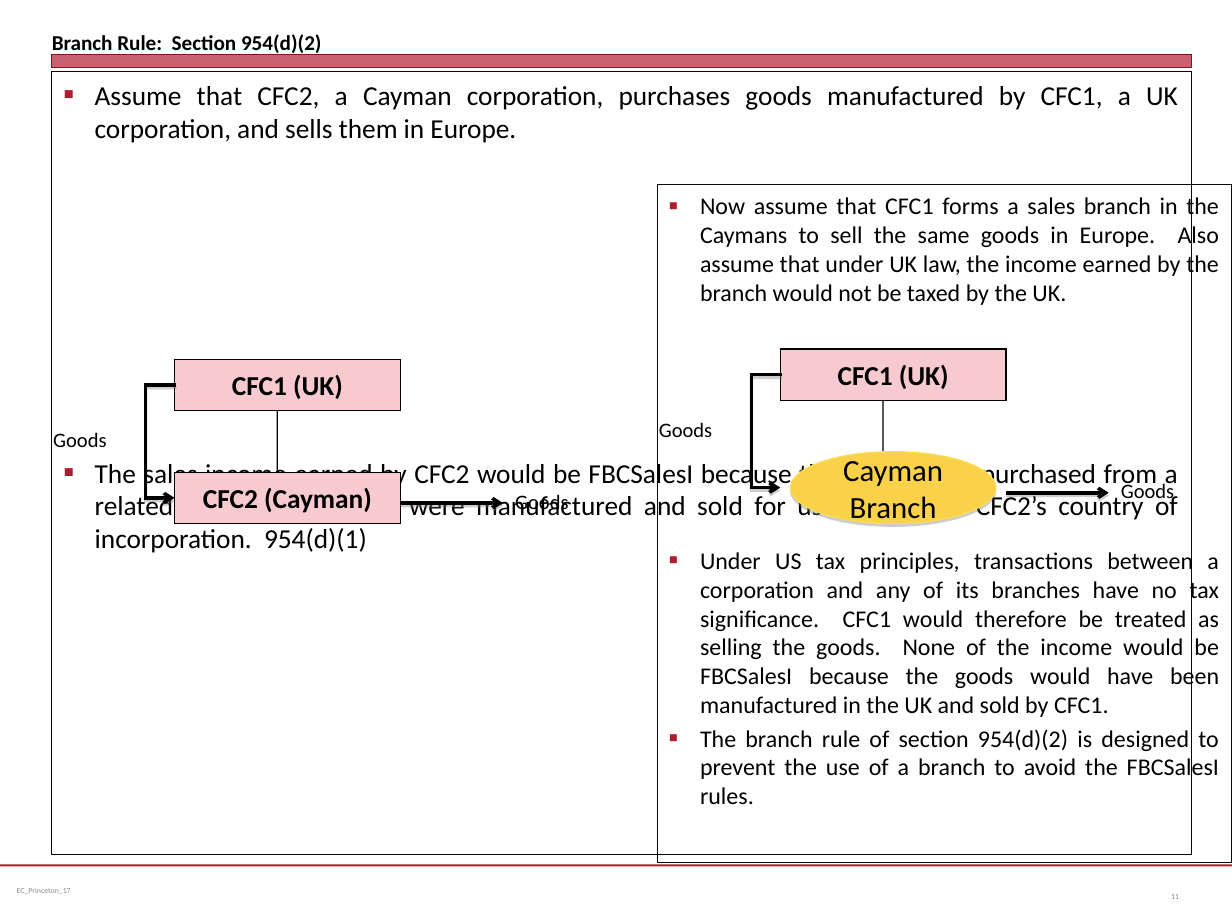
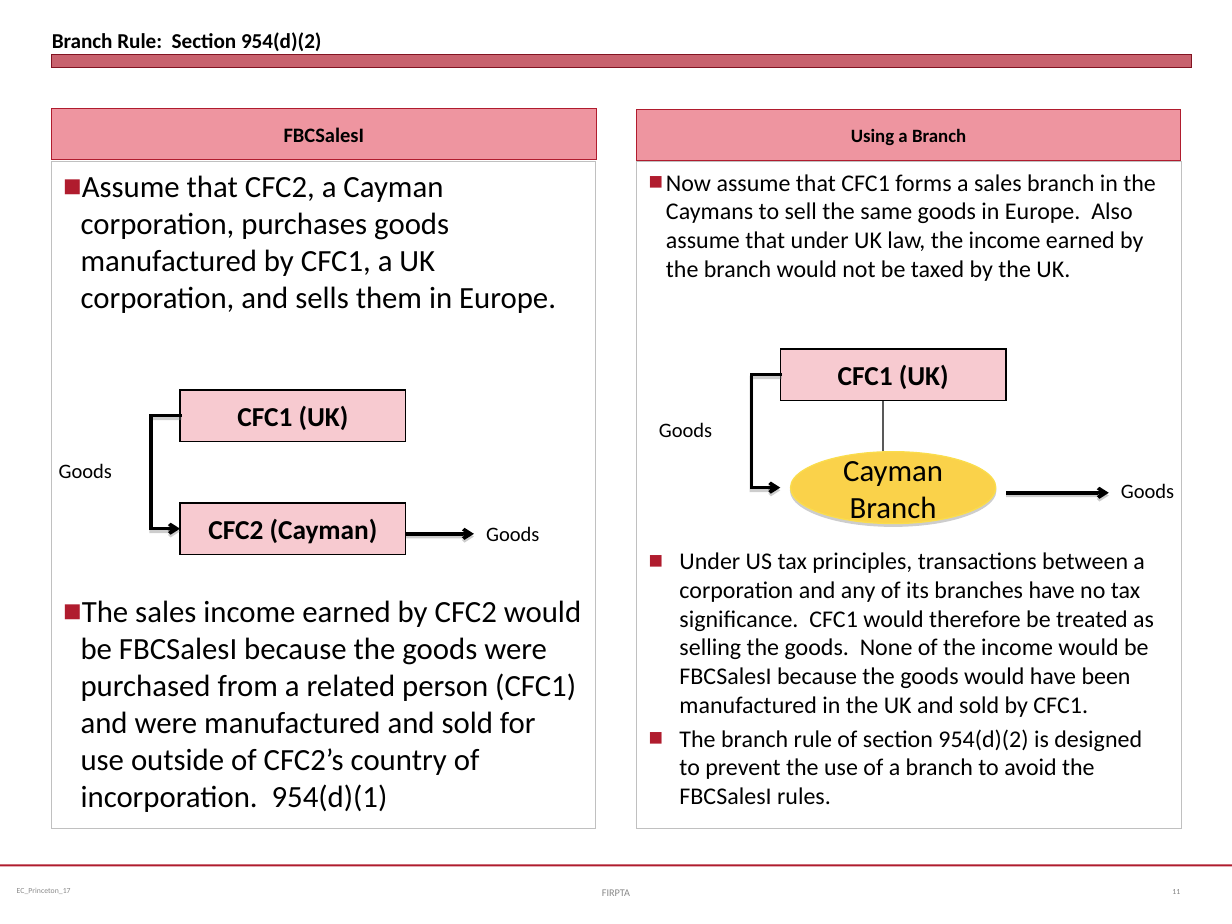
Before and after one commit to jmc877/International-Tax, a slide deck: slide 11 of slides/IT_CFC_17.pptx. Drawn at 1232x924 pixels with LibreOffice and Linux fonts; fonts in the diff are those of the drawing. Boxes give left, top, right and bottom in pixels: in the first picture for what was removed or moved away, otherwise in the second. Text is boxed around its words. In the diff, an @@ line names an element or a change of style, - is before the commit and + after.

```diff
--- a/slides/IT_CFC_17.pptx
+++ b/slides/IT_CFC_17.pptx
@@ title "Branch Rule: Section 954(d)(2)": place and size @@
-title "Branch Rule: Section 954(d)(2)" at [52, 34, 322, 56]
+title "Branch Rule: Section 954(d)(2)" at [52, 32, 322, 51]
@@ text added at [52, 108, 596, 160], fill #EE95A0, outline #B01C2E 0.75 pt, 12 pt, text #000000, bold @@
+FBCSalesI
@@ text added at [637, 110, 1181, 161], fill #EE95A0, outline #B01C2E 0.75 pt, 11 pt, text #000000, bold @@
+Using a Branch
@@ text "Assume that CFC2, a Cayman ...": place and size @@
-text "Assume that CFC2, a Cayman ..." at [52, 71, 1191, 855]
+text "Assume that CFC2, a Cayman ..." at [51, 161, 595, 829]
@@ text "Assume that CFC2, a Cayman ..." at [51, 161, 595, 829]: size 16 to 18 pt; alignment justified to left; indent changed; less space between paragraphs; fill none to #FFFFFF; outline #000000 0.75 pt to #C0C0C0 0.75 pt @@
@@ text "Now assume that CFC1 forms ...": place and size @@
-text "Now assume that CFC1 forms ..." at [657, 185, 1232, 862]
+text "Now assume that CFC1 forms ..." at [637, 161, 1181, 829]
@@ text "Now assume that CFC1 forms ..." at [637, 161, 1181, 829]: alignment justified to left; indent changed; fill none to #FFFFFF; outline #000000 0.75 pt to #C0C0C0 0.75 pt @@
@@ 2 rectangles, 1 text, 1 elbow arrow: place and size @@
-2 rectangles, 1 text, 1 elbow arrow at [53, 360, 400, 524]
+2 rectangles, 1 text, 1 elbow arrow at [59, 391, 405, 554]
@@ line removed from (277, 410) to (277, 472) @@
@@ arrow moved from (400, 503) - (503, 503) to (405, 533) - (474, 533) @@
@@ text "Goods" rewrapped from [515, 494, 568, 515] to [486, 526, 539, 541] @@
@@ page number at [1172, 889, 1180, 894]: alignment right to left @@
@@ text added at [602, 889, 630, 896], 6 pt, text #898989 @@
+FIRPTA
```
Also in this commit, not shown: 5 other slides changed, 6 other files.
